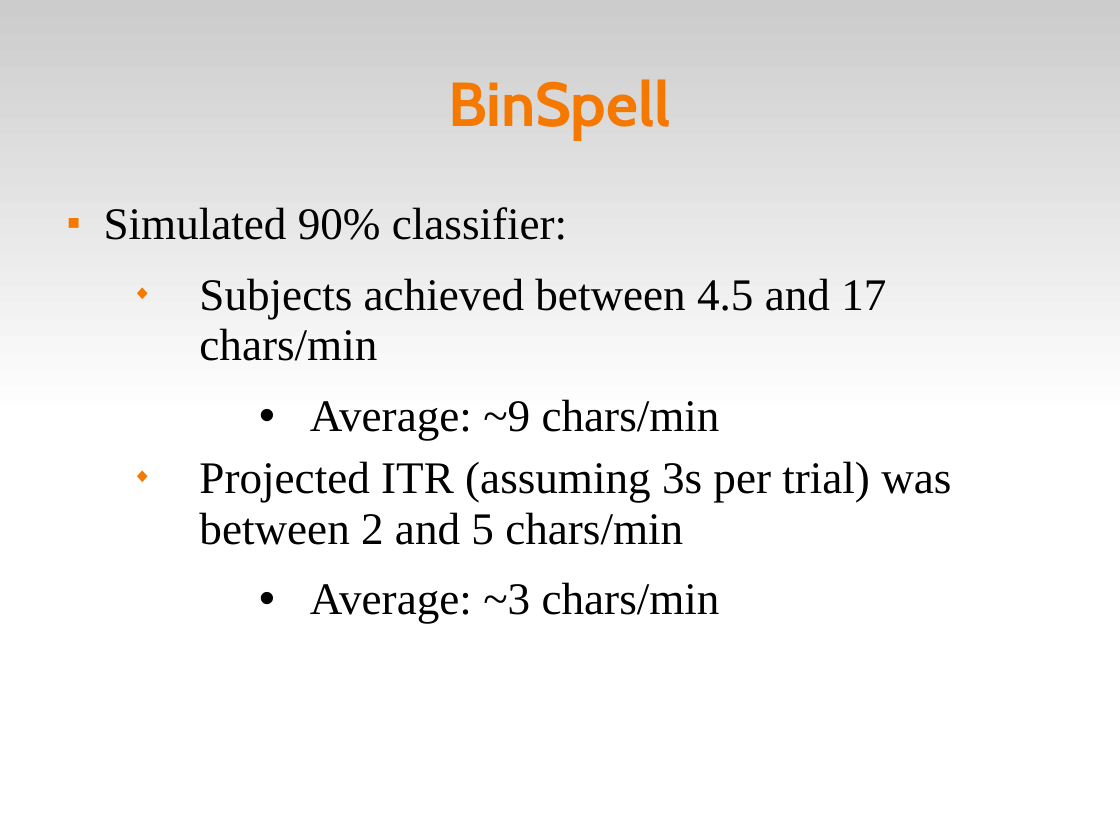
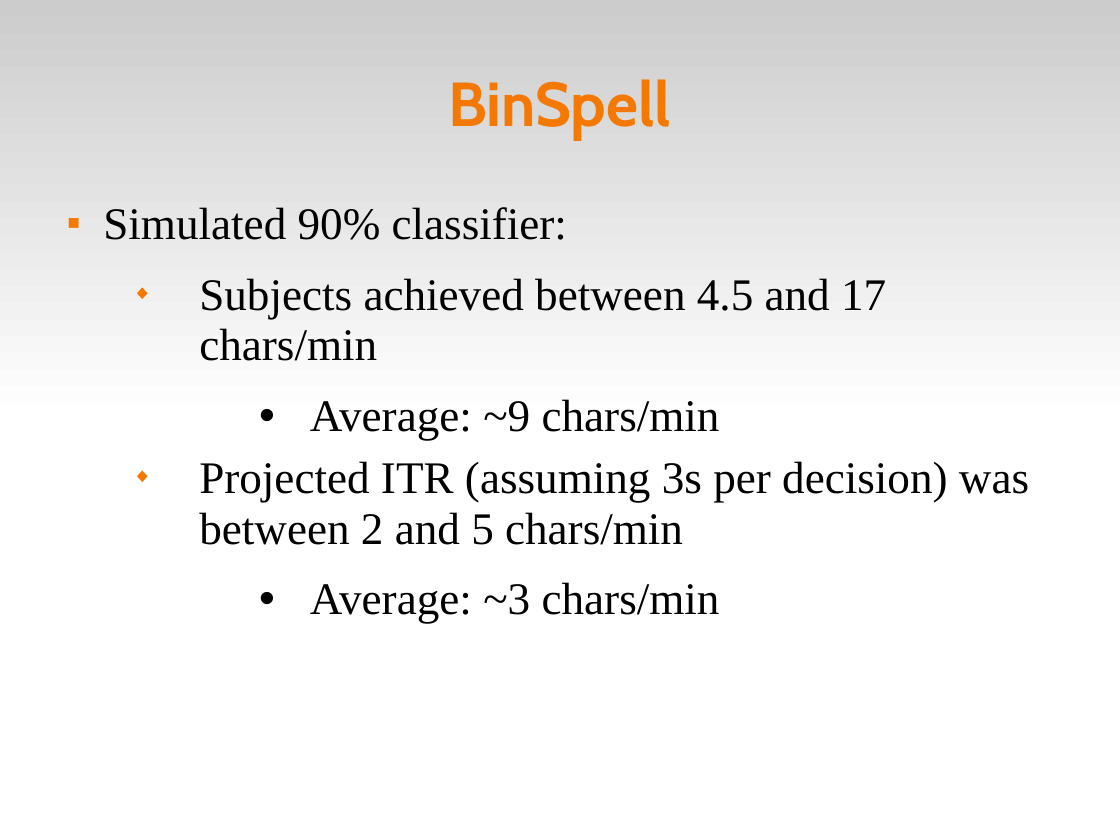
Before and after one commit to abdullah38rcc/BCI-Virtual-Keyboard, a slide deck: slide 13 of circlespell/docs/virtKey.ppt. Drawn at 1120x840 pixels with LibreOffice and Linux fonts; fonts in the diff are those of the drawing. Boxes give left, top, right and bottom in pixels: in the first picture for what was removed or moved away, otherwise in the second. Text is boxed around its words. In the diff, an @@ line names an element or a change of style, - is before the commit and + after.

```diff
--- a/circlespell/docs/virtKey.ppt
+++ b/circlespell/docs/virtKey.ppt
@@ text at [199, 461, 1029, 545]: text changed @@
-  ◆ Projected ITR (assuming 3s per trial) was between 2 and 5 chars/min
+  ◆ Projected ITR (assuming 3s per decision) was between 2 and 5 chars/min
```
Also in this commit, not shown: 7 other slides changed, 2 slides added.
